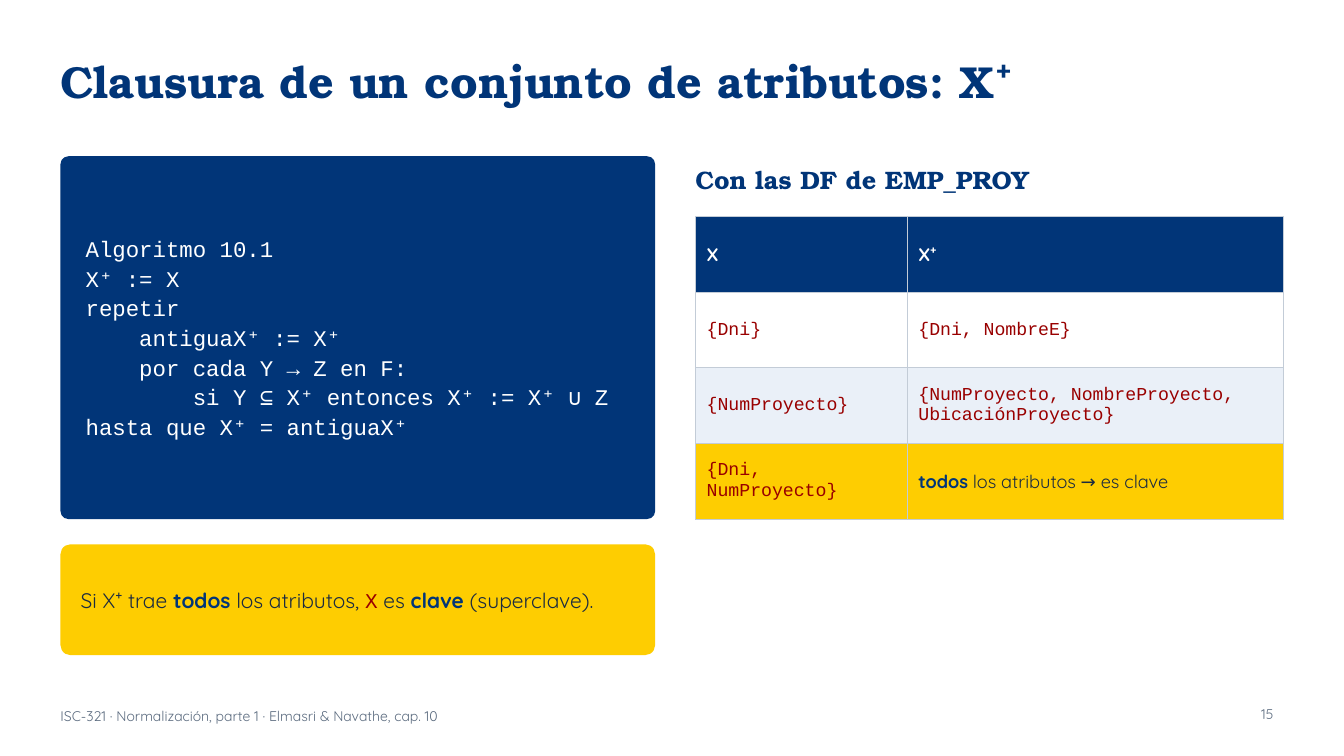
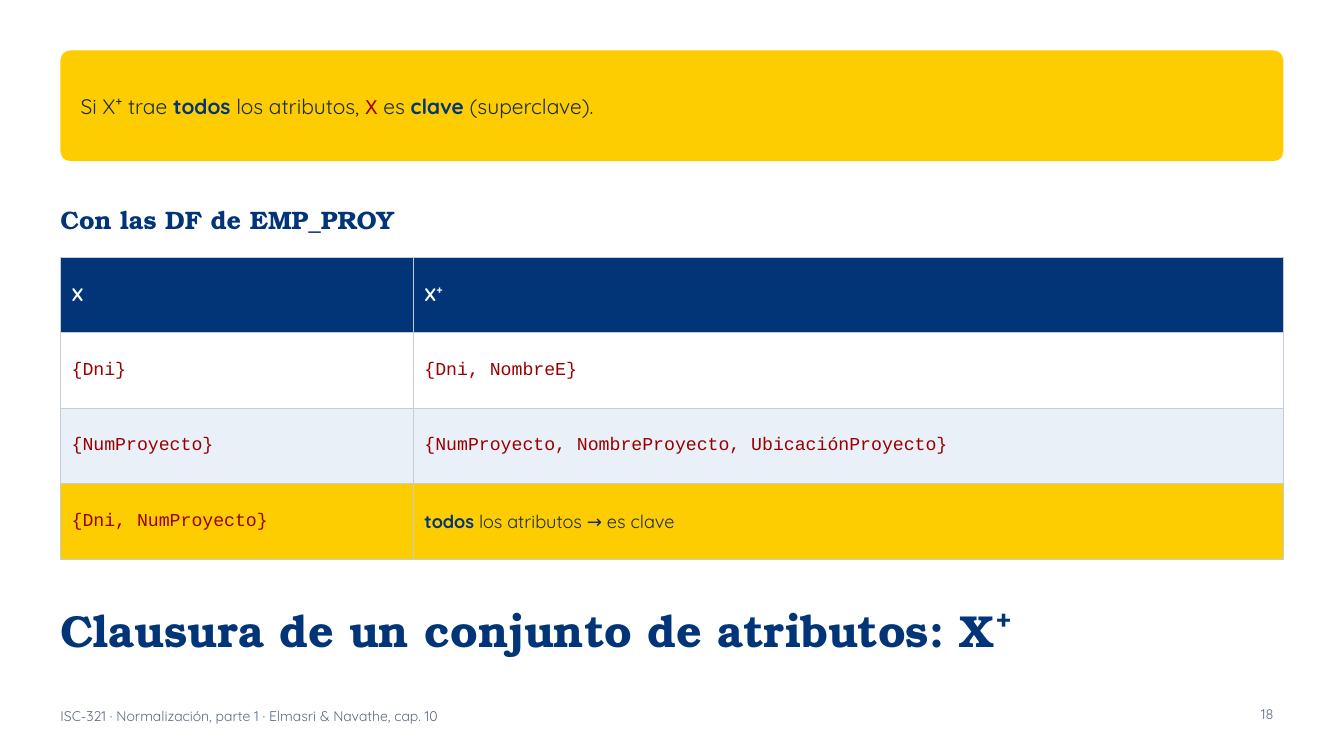
Before and after one commit to ISCODIGO/iscodigo.github.io, a slide deck: slide 18 of isc-321/unidad-3/normalizacion.pptx (slide 15 before the commit). Drawn at 1344x756 pixels with LibreOffice and Linux fonts; fonts in the diff are those of the drawing. Boxes give left, top, right and bottom in pixels: in the first picture for what was removed or moved away, otherwise in the second. Text is boxed around its words. In the diff, an @@ line names an element or a change of style, - is before the commit and + after.

```diff
--- a/isc-321/unidad-3/normalizacion.pptx
+++ b/isc-321/unidad-3/normalizacion.pptx
@@ rounded rectangle: place and size @@
-rounded rectangle at [60,544,655,655]
+rounded rectangle at [60,50,1284,161]
@@ text "Si X⁺ trae todos los ...": place and size @@
-text "Si X⁺ trae todos los ..." at [81,592,594,612]
+text "Si X⁺ trae todos los ..." at [81,98,594,118]
@@ rounded rectangle removed at [60,156,655,519] @@
@@ text "Con las DF de EMP_PROY": place and size @@
-text "Con las DF de EMP_PROY" at [695,170,1029,193]
+text "Con las DF de EMP_PROY" at [60,210,394,233]
@@ table: place and size @@
-table at [696,217,1284,504]
+table at [60,257,1284,534]
@@ text removed at [86,241,608,440] @@
-Algoritmo 10.1
-X⁺ := X
-repetir
-antiguaX⁺ := X⁺
-por cada Y → Z en F:
-si Y ⊆ X⁺ entonces X⁺ := X⁺ ∪ Z
-hasta que X⁺ = antiguaX⁺
@@ title "Clausura de un conjunto de ...": place and size @@
-title "Clausura de un conjunto de ..." at [60,63,1012,108]
+title "Clausura de un conjunto de ..." at [60,612,1012,657]
@@ page number at [1261,709,1274,719]: text changed @@
-15
+18
```
Also in this commit, not shown: 29 other slides changed, 8 slides added, 1 other file.
